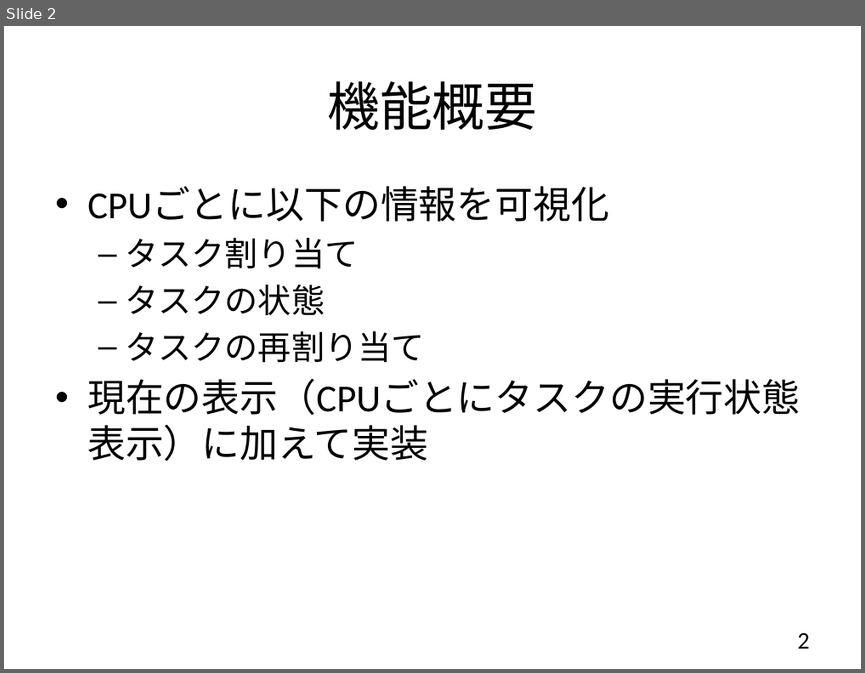
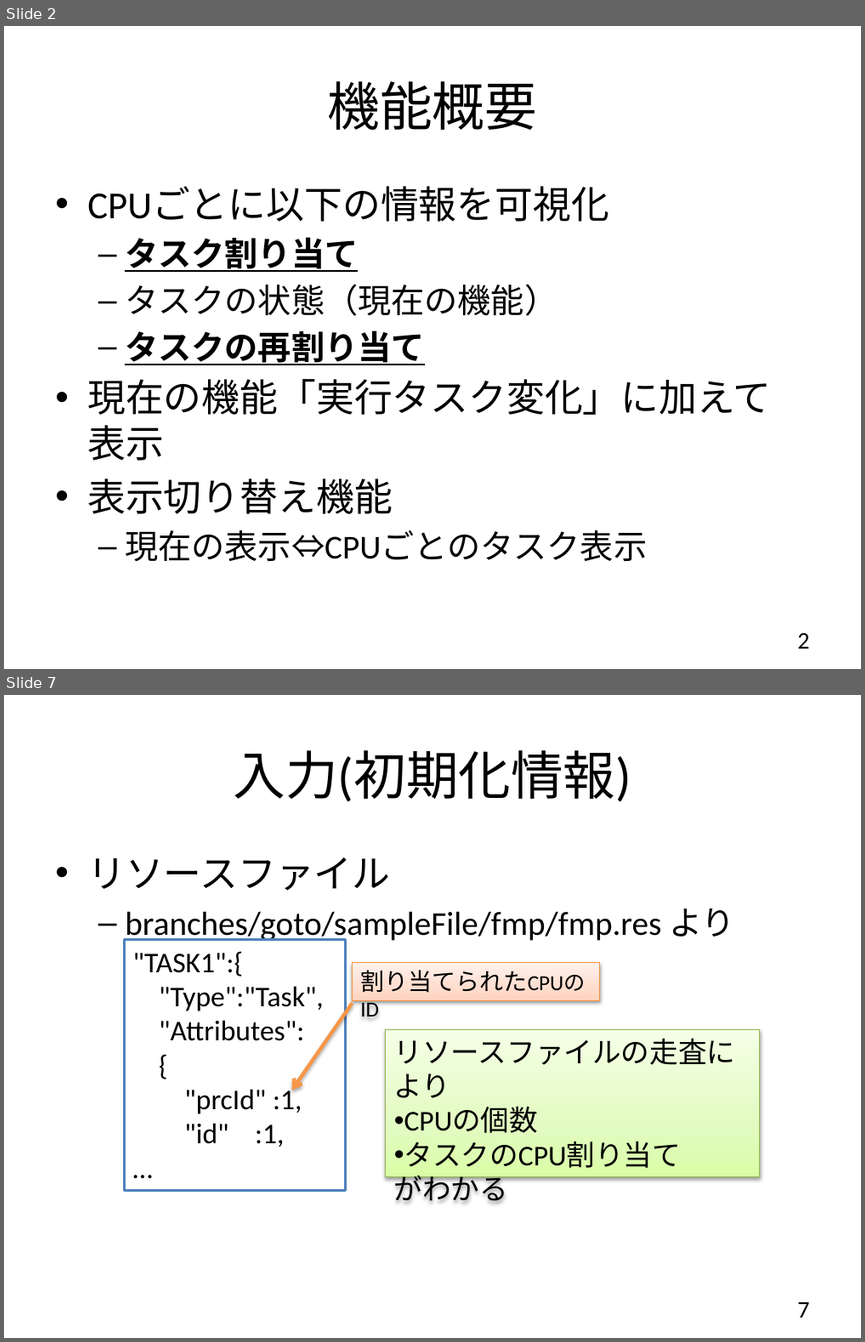
Before and after one commit to YixiaoLi/tlv4mc, a slide deck: doc/phase3/外部仕様書/task_per_cpu.pptx. Shown one above the other, each under a label of ours: slide 2 before the commit, slides 2 and 7 after it; the slides between them are not shown. The pictures are 865x673 and 865x1342 pixels, drawn with LibreOffice and Linux fonts; fonts in the diff are those of the drawing. Boxes give left, top, right and bottom in pixels: in the first picture for what was removed or moved away, otherwise in the second. Text is boxed around its words. In the diff, an @@ line names an element or a change of style, - is before the commit and + after.

```diff
--- a/doc/phase3/外部仕様書/task_per_cpu.pptx
+++ b/doc/phase3/外部仕様書/task_per_cpu.pptx
@@ slide 7 added at (x1=4, y1=695, x2=861, y2=1338), background #FFFFFF @@
@@ title added at (x1=234, y1=750, x2=632, y2=802), 44 pt, text #000000 @@
+入力(初期化情報)
@@ text added at (x1=87, y1=857, x2=735, y2=943), 28 pt, text #000000 @@
+• リソースファイル
+  – branches/goto/sampleFile/fmp/fmp.res より
@@ rectangle added at (x1=125, y1=940, x2=346, y2=1191), fill #FFFFFF, outline #4F81BD 2 pt, 24 pt, text #000000 @@
+"TASK1":{
+"Type":"Task",
+"Attributes":
+{
+"prcId" :1,
+"id" :1,
+…
@@ rectangle added at (x1=352, y1=962, x2=600, y2=1000), fill gradient #FFD2BD to #FFDED0 to #FFF2ED, outline #F69240 0.75 pt, 20 pt, text #000000 @@
+割り当てられたCPUのID
@@ arrow added from (352, 1003) to (292, 1090), #F79646 3 pt @@
@@ rectangle added at (x1=386, y1=1030, x2=759, y2=1178), fill gradient #DAFDA7 to #E4FCC2 to #F5FFE7, outline #98B955 0.75 pt, 24 pt, text #000000 @@
+リソースファイルの走査により
+• CPUの個数
+• タスクのCPU割り当て
+がわかる
@@ page number added at (x1=797, y1=1302, x2=809, y2=1317), 20 pt, text #000000 @@
+7
@@ slide 2 changed as well @@
@@ text at (x1=125, y1=237, x2=424, y2=365): bold on, underline on in "タスク割り当て", "タスクの再割り当て" @@
@@ text at (x1=125, y1=284, x2=557, y2=316): text changed @@
-  – タスクの状態
+  – タスクの状態（現在の機能）
@@ text at (x1=87, y1=379, x2=771, y2=562): text changed @@
-• 現在の表示（CPUごとにタスクの実行状態表示）に加えて実装
+• 現在の機能「実行タスク変化」に加えて表示
+• 表示切り替え機能
+  – 現在の表示⇔CPUごとのタスク表示
```
Also in this commit, not shown: 3 other slides changed, 4 other slides added, 1 slide removed.
